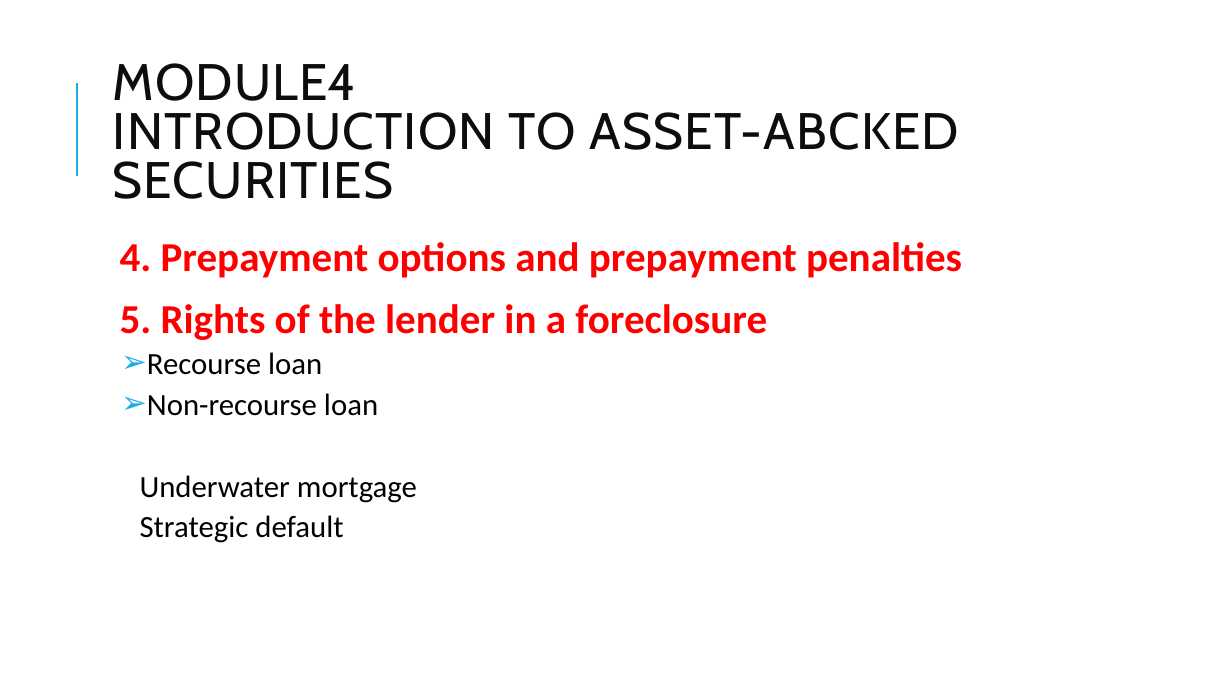
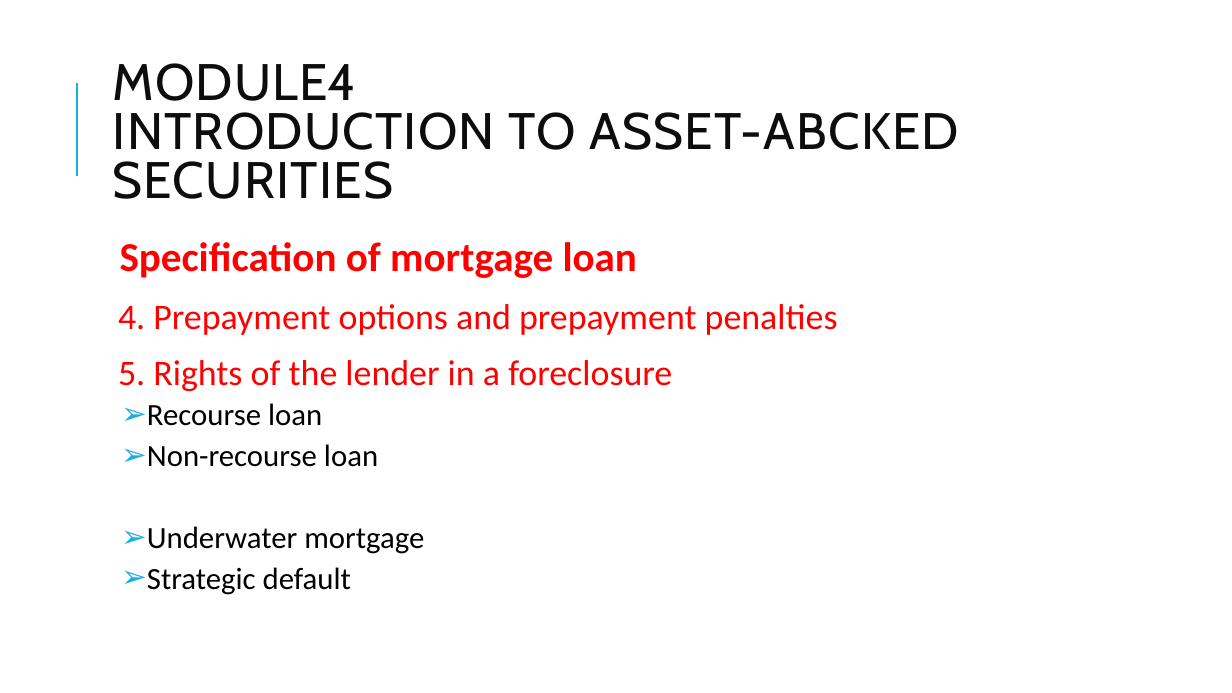
Before and after one commit to Isco0530/data, a slide deck: slide 5 of Fixed Income-23.pptx. Drawn at 1232x693 pixels with LibreOffice and Linux fonts; fonts in the diff are those of the drawing. Boxes give left, top, right and bottom in pixels: in the first picture for what was removed or moved away, otherwise in the second. Text is boxed around its words. In the diff, an @@ line names an element or a change of style, - is before the commit and + after.

```diff
--- a/Fixed Income-23.pptx
+++ b/Fixed Income-23.pptx
@@ text at <box>120,242,637,278</box>: paragraph added @@
+  Specification of mortgage loan
@@ text at <box>118,304,838,595</box>: size 32 to 28 pt, bold off in "4. Prepayment options and prepayment penalties", "5. Rights of the lender in a ..."; bullet none to ➢; list level 3 to 2 in "Underwater mortgage"; list level 3 to 2 in "Strategic default" @@
```
Also in this commit, not shown: 3 other slides changed.
